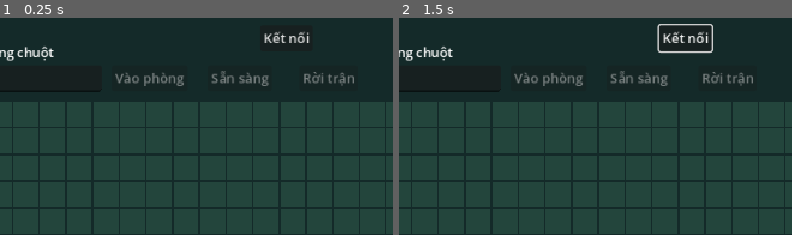
Above: before the commit, frames 1-2 (left to right).
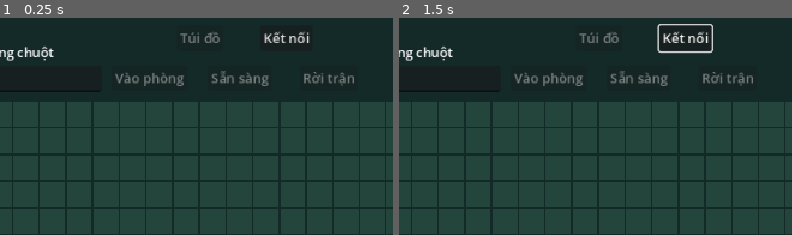
Above: after the commit, the same moments.

Repository: Vu-PTIT/tutien
Game: Godot game, scene res://scenes/main.tscn
Same seed, same stepped clock (60 frames per second), same inputs: the game is played once before the commit and once after it.
Inputs (mouse positions are % of the whole screen's width and height, from its top left):
- Up to frame 1 (0.25 s): no input
- Up to frame 2 (1.5 s): click "Kết nối" at 0.5 s; tap Enter at 1.25 s; move the mouse to (72, 46) at 1.27 s; hold Right (ui_right) from 1.28 s (still down); tap J at 1.35 s; click (72, 46) at 1.42 s
The pictures show only the part of the screen within x 50-100%, y 0-50%; the shares and areas given below are measured in that part.

The runs differ from the first frame. In frame 1, 0.3% of the frame differs, in the area x 45-56%, y 6-12%; in frame 2, 0.3%.

Commit message:
feat: add persistent inventory and idempotent starter rewards
Includes implementation and local verification history from commits 135bb10 and 5dece86.

Diff:
--- /dev/null
+++ b/client/scripts/inventory_panel.gd
@@ -0,0 +1,83 @@
+class_name InventoryPanel
+extends AcceptDialog
+## One shared authenticated HTTP adapter. Retrying uses a stable operation ID.
+var api: SocialApi
+var summary: Label
+var items: ItemList
+var claim_button: Button
+var refresh_button: Button
+var loading: bool = false
+
+func _ready() -> void:
+	title = "Túi đồ"
+	size = Vector2i(660, 430)
+	var layout := VBoxContainer.new()
+	layout.set_anchors_and_offsets_preset(Control.PRESET_FULL_RECT)
+	add_child(layout)
+	summary = Label.new()
+	summary.autowrap_mode = TextServer.AUTOWRAP_WORD_SMART
+	summary.custom_minimum_size = Vector2(620, 60)
+	layout.add_child(summary)
+	items = ItemList.new()
+	items.custom_minimum_size = Vector2(620, 235)
+	items.size_flags_vertical = Control.SIZE_EXPAND_FILL
+	layout.add_child(items)
+	var actions := HBoxContainer.new()
+	layout.add_child(actions)
+	claim_button = Button.new()
+	claim_button.text = "Nhận vật tư khởi đầu"
+	claim_button.pressed.connect(_claim)
+	actions.add_child(claim_button)
+	refresh_button = Button.new()
+	refresh_button.text = "Tải lại túi"
+	refresh_button.pressed.connect(refresh)
+	actions.add_child(refresh_button)
+
+func open_inventory() -> void:
+	popup_centered()
+	await refresh()
+
+func _set_loading(value: bool) -> void:
+	loading = value
+	claim_button.disabled = true
+	refresh_button.disabled = value
+
+func refresh() -> void:
+	if loading: return
+	_set_loading(true)
+	summary.text = "Đang tải túi đồ…"
+	var result := await api.call_rpc("inventory_get")
+	_set_loading(false)
+	if result.has("error"):
+		summary.text = "Không tải được túi: " + str(result.error)
+		return
+	var profile: Dictionary = result.profile
+	var inventory: Array = profile.inventory
+	var definitions: Dictionary = {}
+	for definition: Dictionary in result.catalog:
+		definitions[definition.id] = definition
+	items.clear()
+	for slot: Dictionary in inventory:
+		var definition: Dictionary = definitions.get(slot.itemId, {})
+		var label := "%s × %d" % [str(definition.get("name", slot.itemId)), int(slot.quantity)]
+		if bool(definition.get("bound", false)): label += " · Gắn nhân vật"
+		items.add_item(label)
+		if slot.has("instanceId"):
+			items.set_item_tooltip(items.item_count - 1, "Mã vật phẩm: " + str(slot.instanceId))
+	if inventory.is_empty(): items.add_item("Túi đang trống")
+	summary.text = "%d linh thạch · %d/%d ô\n%s" % [int(profile.spiritStones), inventory.size(), int(result.capacity),
+		"Đã nhận vật tư khởi đầu." if result.starterClaimed else "Gói một lần: 12 linh thạch, 2 hạt Cam Lộ, 4 nước, 2 Hồi Nguyên Hoàn, 1 áo vải."]
+	claim_button.disabled = bool(result.starterClaimed)
+
+func _claim() -> void:
+	if loading: return
+	_set_loading(true)
+	summary.text = "Đang nhận vật tư…"
+	# Fixed ID remains safe across timeouts, re-login and app restarts. Server scopes
+	# it to the authenticated account and enforces starter:v1 uniqueness as well.
+	var result := await api.call_rpc("inventory_claim_starter", {"operationId": "starter_claim_v1"})
+	_set_loading(false)
+	if result.has("error"):
+		summary.text = "Chưa xác nhận nhận thưởng: " + str(result.error) + "\nBấm Tải lại túi trước khi thử lại."
+		return
+	await refresh()
--- a/client/scripts/main.gd
+++ b/client/scripts/main.gd
@@ -1,6 +1,7 @@
 extends Node2D
 
 const Api = preload("res://scripts/combat_api.gd")
+const Inventory = preload("res://scripts/inventory_panel.gd")
 const SPEED: float = 180.0
 var player_position := Vector2(380, 350)
 var status_label: Label
@@ -11,6 +12,8 @@
 var join_button: Button
 var ready_button: Button
 var leave_button: Button
+var inventory_button: Button
+var inventory_panel: InventoryPanel
 var api: CombatApi
 var user_id: String = ""
 var device_id: String = ""
@@ -41,6 +44,10 @@
 	title.position = Vector2(24, 8)
 	add_child(title)
 	connect_button = _button("Kết nối", 800, 12, _connect_backend)
+	inventory_panel = Inventory.new()
+	inventory_panel.api = api
+	add_child(inventory_panel)
+	inventory_button = _button("Túi đồ", 700, 12, inventory_panel.open_inventory)
 	create_button = _button("Tạo đấu tập", 24, 60, _create_match)
 	room = LineEdit.new()
 	room.placeholder_text = "Mã phòng — sao chép gửi người thứ hai"
@@ -76,6 +83,7 @@
 
 func _update_buttons() -> void:
 	var in_match := not api.match_id.is_empty()
+	inventory_button.disabled = busy or api.token.is_empty() or in_match
 	connect_button.disabled = busy or _connected()
 	connect_button.text = "Đã kết nối" if _connected() else "Kết nối"
 	create_button.disabled = busy or not _connected() or in_match
@@ -84,7 +92,7 @@
 	leave_button.disabled = busy or not in_match
 
 func _unhandled_input(event: InputEvent) -> void:
-	if room.has_focus() or api.snapshot.get("phase", "") != "active":
+	if inventory_panel.visible or room.has_focus() or api.snapshot.get("phase", "") != "active":
 		return
 	if event is InputEventKey and event.pressed and not event.echo:
 		if event.physical_keycode == KEY_SPACE: pending_action = "sk_dodge"
@@ -95,7 +103,7 @@
 func _process(delta: float) -> void:
 	if api == null: return
 	var direction := Vector2.ZERO
-	if not room.has_focus():
+	if not room.has_focus() and not inventory_panel.visible:
 		direction = Input.get_vector("ui_left", "ui_right", "ui_up", "ui_down")
 		if Input.is_physical_key_pressed(KEY_A): direction.x -= 1
 		if Input.is_physical_key_pressed(KEY_D): direction.x += 1
--- /dev/null
+++ b/client/tests/inventory_smoke.gd
@@ -0,0 +1,38 @@
+extends SceneTree
+const Api = preload("res://scripts/social_api.gd")
+const BagPanel = preload("res://scripts/inventory_panel.gd")
+var api: SocialApi
+var panel: InventoryPanel
+
+func _initialize() -> void:
+	_run.call_deferred()
+
+func _run() -> void:
+	api = Api.new()
+	root.add_child(api)
+	panel = BagPanel.new()
+	panel.api = api
+	root.add_child(panel)
+	var success := await _scenario()
+	if not api.token.is_empty():
+		var cleanup := await api._request(HTTPClient.METHOD_DELETE, "/v2/account", null, "Bearer " + api.token)
+		if cleanup.has("error"): success = false
+	panel.queue_free()
+	api.queue_free()
+	if success: print("PASS Godot inventory panel: refresh, starter claim, re-open and replay")
+	else: push_error("Inventory panel smoke failed")
+	quit(0 if success else 1)
+
+func _scenario() -> bool:
+	var suffix := Crypto.new().generate_random_bytes(6).hex_encode()
+	var login := await api.register_account("bag_" + suffix + "@example.com", suffix + "Password1!", "bag_" + suffix)
+	if login.has("error"): return false
+	await panel.refresh()
+	if panel.claim_button.disabled or panel.items.item_count != 1: return false
+	await panel._claim()
+	if not panel.claim_button.disabled or panel.items.item_count != 4: return false
+	var before := await api.call_rpc("get_profile")
+	await panel.refresh()
+	await panel._claim()
+	var after := await api.call_rpc("get_profile")
+	return not before.has("error") and before == after and int(after.spiritStones) == 12 and int(after.revision) == 1
Not shown, added: client/scripts/inventory_panel.gd.uid
Not shown, added: client/tests/inventory_smoke.gd.uid
Not shown, changed: .github/workflows/ci.yml
Not shown, changed: README.md
Not shown, changed: docs/implementation-status.md
Not shown, added: docs/inventory-and-rewards.md
Not shown, changed: docs/project-history.md
Not shown, added: scripts/inventory-smoke.mjs
Not shown, changed: scripts/smoke.mjs
Not shown, added: server/src/assets.ts
Not shown, added: server/src/catalog.ts
Not shown, changed: server/src/main.ts
(and 3 more such lines)
